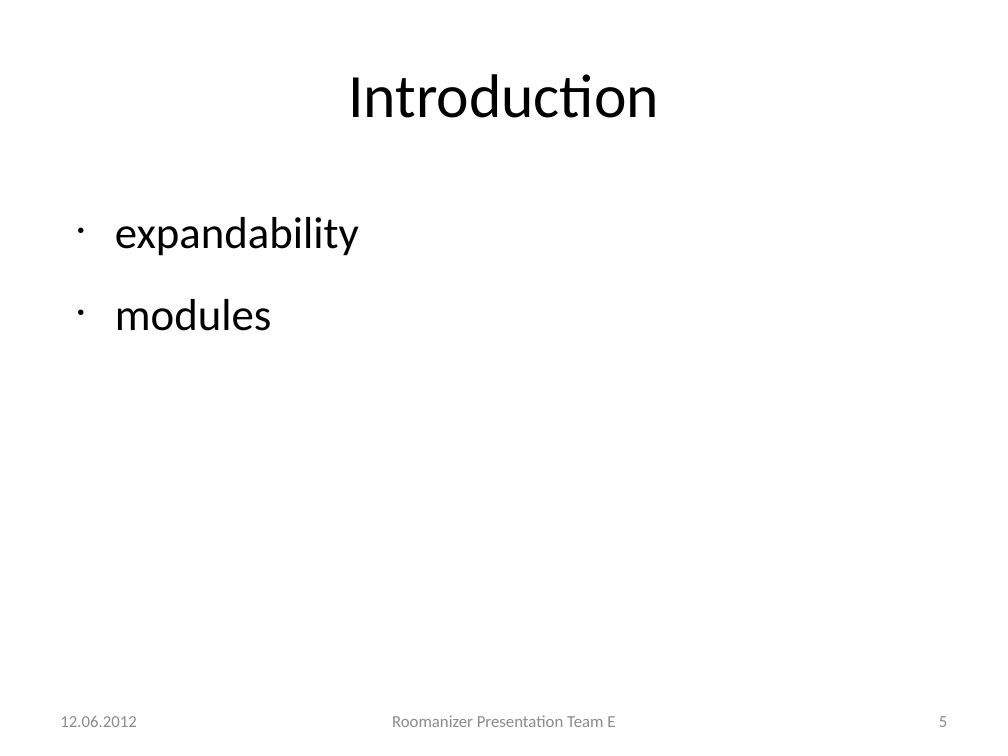
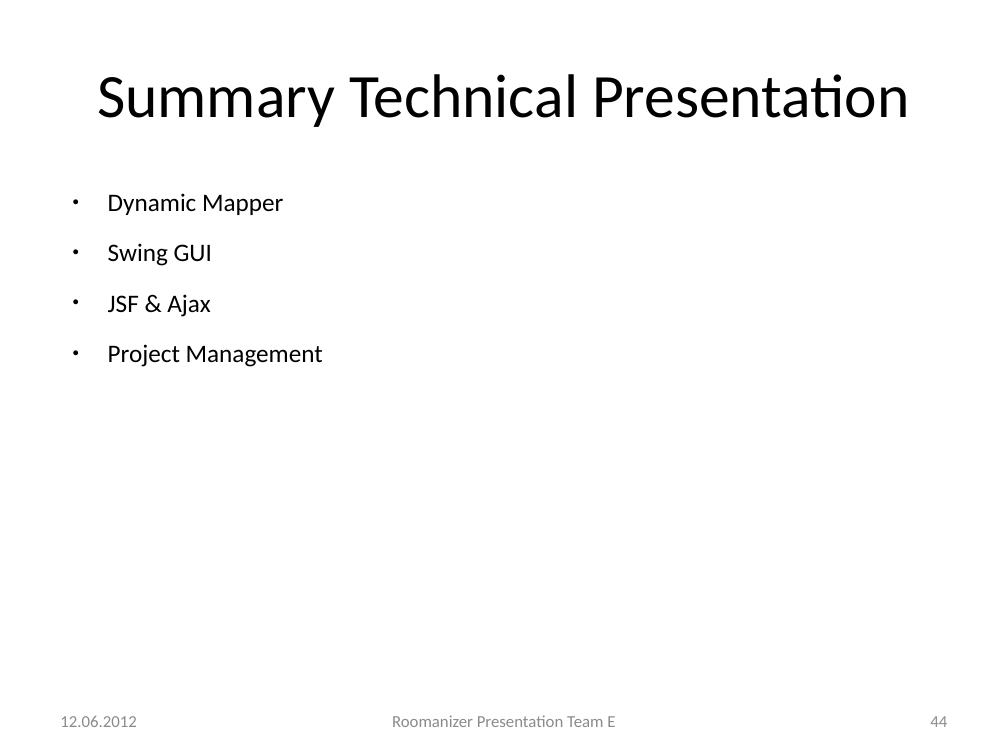
Before and after one commit to markusmo/HotelSoftware, a slide deck: slide 44 of Documentation/Praesentation/PresentationRoomanizer.pptx (slide 5 before the commit). Drawn at 1008x756 pixels with LibreOffice and Linux fonts; fonts in the diff are those of the drawing. Boxes give left, top, right and bottom in pixels: in the first picture for what was removed or moved away, otherwise in the second. Text is boxed around its words. In the diff, an @@ line names an element or a change of style, - is before the commit and + after.

```diff
--- a/Documentation/Praesentation/PresentationRoomanizer.pptx
+++ b/Documentation/Praesentation/PresentationRoomanizer.pptx
@@ title at (97,74,910,127): text changed @@
-Introduction
+Summary Technical Presentation
@@ text at (108,193,323,367): text changed; size 32 to 18 pt @@
-• expandability
-• modules
+● Dynamic Mapper
+● Swing GUI
+● JSF & Ajax
+● Project Management
@@ page number at (930,716,947,727): text changed @@
-5
+44
```
Also in this commit, not shown: 26 other slides changed, 1 slide added, 4 slides removed, 9 other files.
